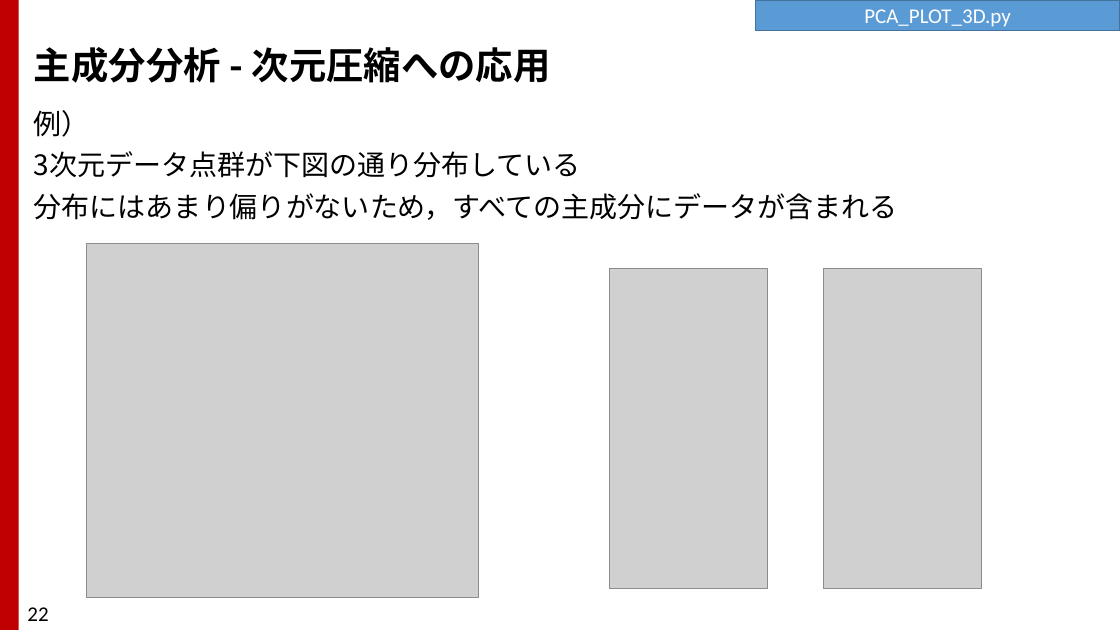
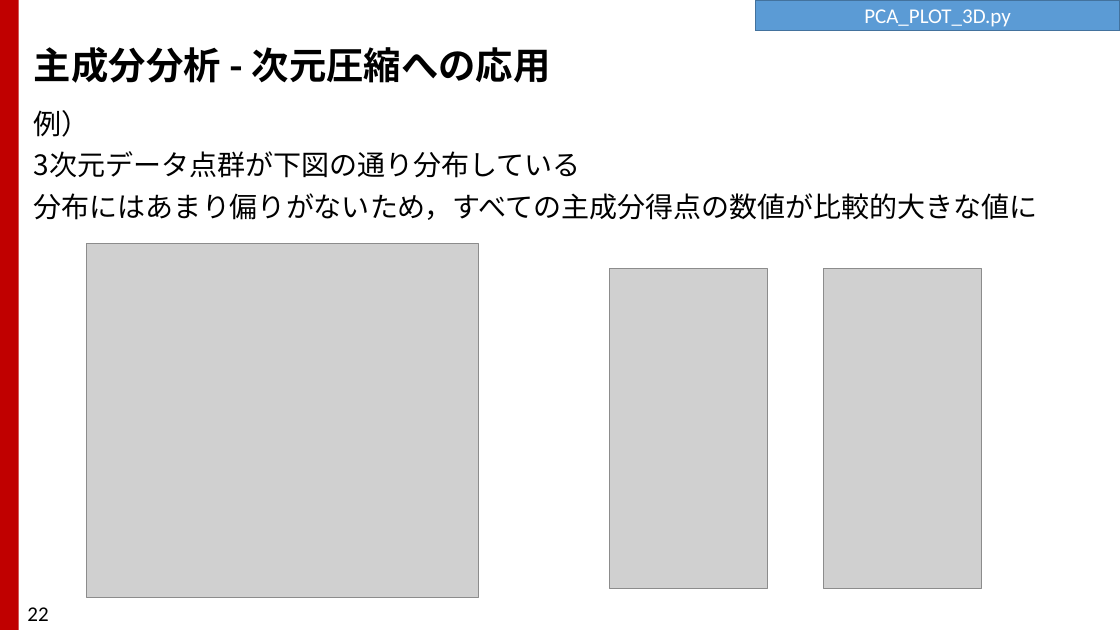
Before and after one commit to TakashiIjiri/TakashiIjiri.github.io, a slide deck: slide 22 of classes/dm2019_2/dm2_8.pptx. Drawn at 1120x630 pixels with LibreOffice and Linux fonts; fonts in the diff are those of the drawing; grey boxes stand for pictures. Boxes give left, top, right and bottom in pixels: in the first picture for what was removed or moved away, otherwise in the second. Text is boxed around its words. In the diff, an @@ line names an element or a change of style, - is before the commit and + after.

```diff
--- a/classes/dm2019_2/dm2_8.pptx
+++ b/classes/dm2019_2/dm2_8.pptx
@@ text at [34, 193, 1038, 220]: text changed @@
-分布にはあまり偏りがないため，すべての主成分にデータが含まれる
+分布にはあまり偏りがないため，すべての主成分得点の数値が比較的大きな値に
```
Also in this commit, not shown: 25 other slides changed, 1 slide added, 3 other files.
